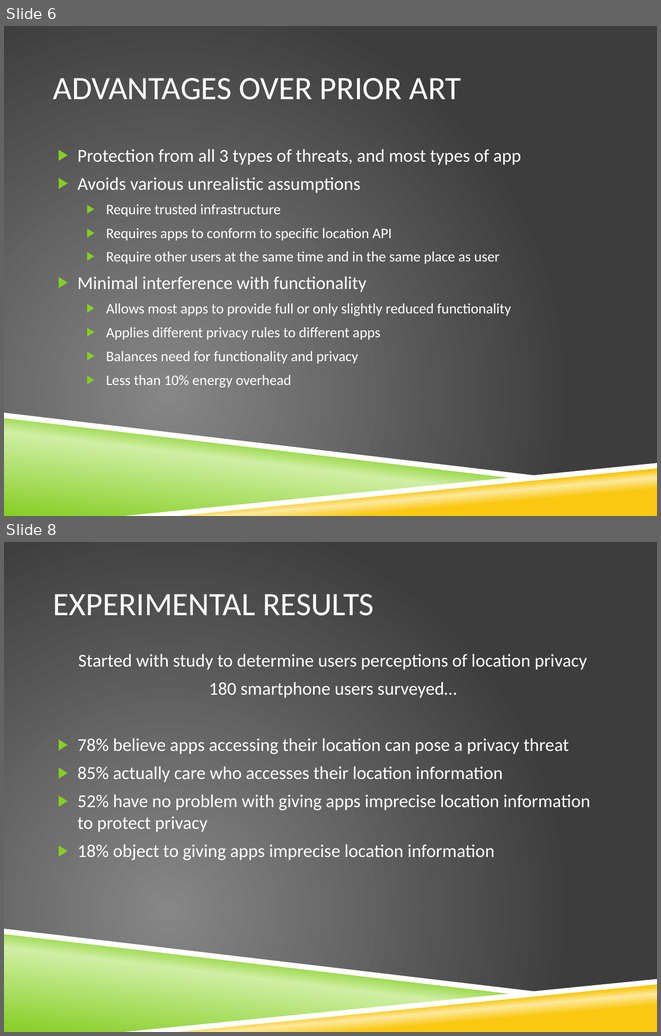
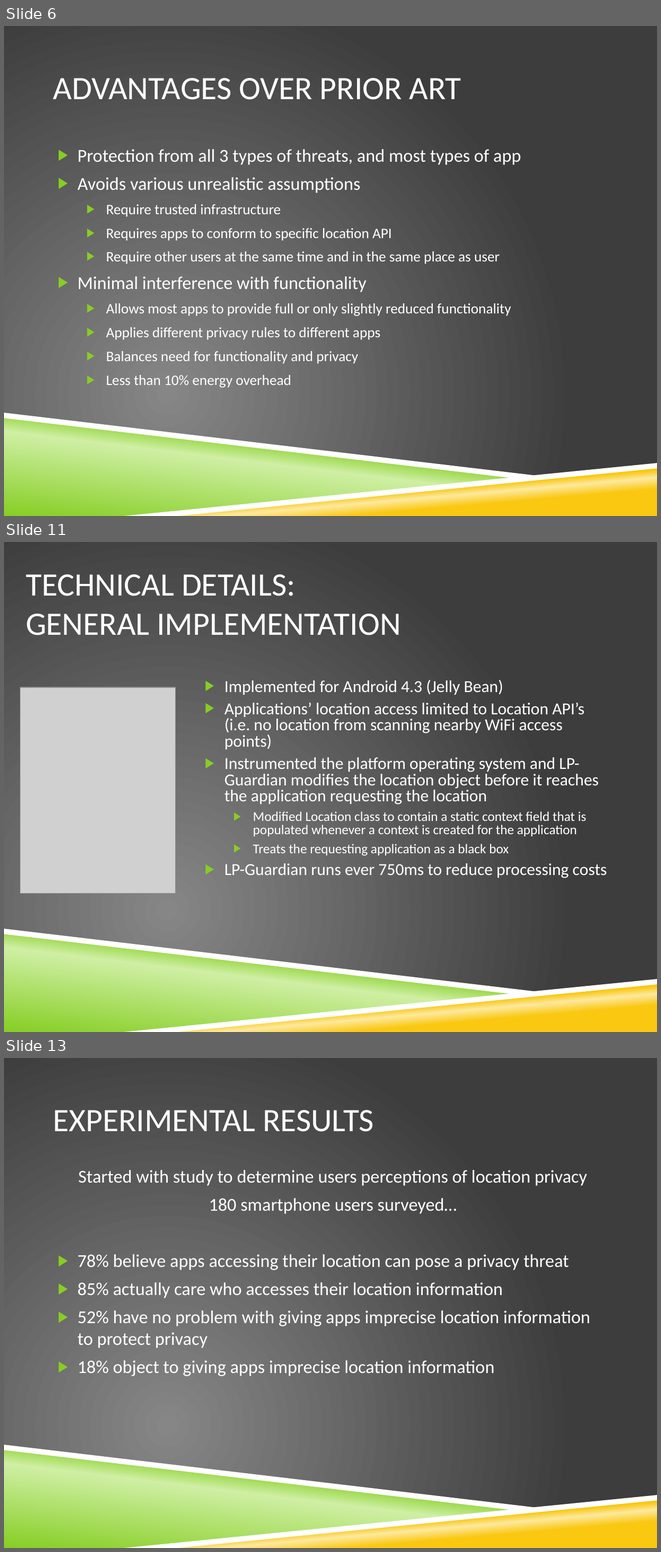
Before and after one commit to vfasburg/cse_825, a slide deck: PaperPresentation/Paper_Presentation_Fasburg_Reiff_Thomas.pptx. Shown one above the other, each under a label of ours: slides 6 and 8 before the commit, slides 6, 11 and 13 after it; the slides between them are not shown. The pictures are 661x1036 and 661x1552 pixels, drawn with LibreOffice and Linux fonts; fonts in the diff are those of the drawing; grey boxes stand for pictures; background and template pictures are left out. Boxes give left, top, right and bottom in pixels: in the first picture for what was removed or moved away, otherwise in the second. Text is boxed around its words. In the diff, an @@ line names an element or a change of style, - is before the commit and + after.

Commit message:
Adding first draft of my slides (slides 7-12 in the current presentation). Slides not timed out yet.

```diff
--- a/PaperPresentation/Paper_Presentation_Fasburg_Reiff_Thomas.pptx
+++ b/PaperPresentation/Paper_Presentation_Fasburg_Reiff_Thomas.pptx
@@ slide 11 added at box(4, 542, 657, 1032), background picture (left out); not listed: 4 template elements that a slide beside it also shows @@
@@ title added at box(26, 574, 401, 635), 36 pt, text #FFFFFF @@
+TECHNICAL DETAILS:
+GENERAL IMPLEMENTATION
@@ text added at box(224, 680, 607, 878), 18.5 pt, text #FFFFFF @@
+▶ Implemented for Android 4.3 (Jelly Bean)
+▶ Applications’ location access limited to Location API’s (i.e. no location from scanning nearby WiFi access points)
+▶ Instrumented the platform operating system and LP-Guardian modifies the location object before it reaches the application requesting the location
+  ▶ Modified Location class to contain a static context field that is populated whenever a context is created for the application
+  ▶ Treats the requesting application as a black box
+▶ LP-Guardian runs ever 750ms to reduce processing costs
@@ picture added at box(20, 687, 175, 893) @@
@@ what was slide 8 is now slide 13 @@
```
Also in this commit, not shown: 3 slides changed, 7 other slides added, 1 slide removed.
